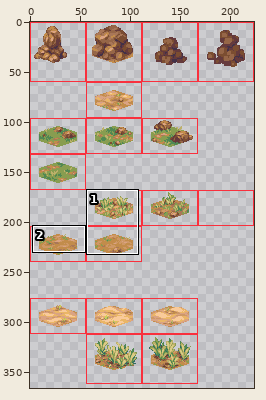
One commit to this sprite sheet: public/assets/hex-tile-experiment-tiles.png. Above: a wide view before the commit, with the close-up outlined.
Close-up. As it was:
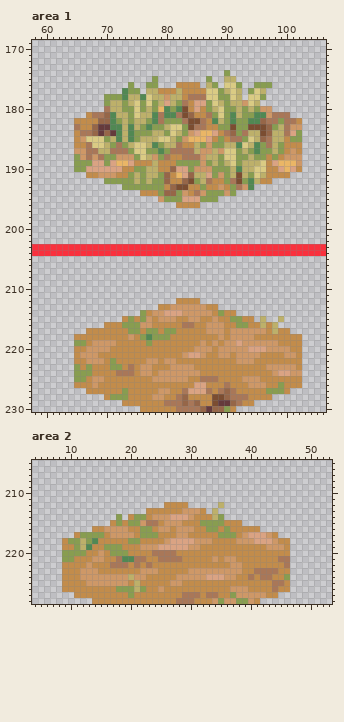
The file is 224x384 pixels. Shown: area 1: x 58..106, y 169..230; area 2: x 4..53, y 205..228. The wide view leaves out empty margins. The commit also changed other parts of the picture, which this record leaves out.
The result:
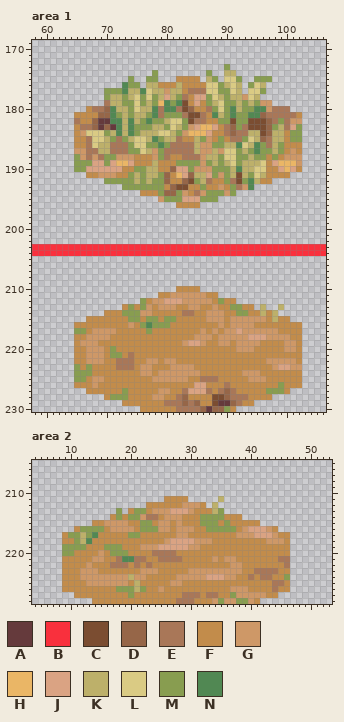
Palette (. is transparent): A #653a3c  B #f9303d  C #7b4d31  D #966648  E #a97758  F #c28c4b  G #ce9867  H #eab666  J #daa383  K #bdb06a  L #dacb84  M #889d50  N #518853
From old to new:
Changed rows in their new state; - is an unchanged pixel.
Area 1:
first column x 65:
173 -------------------------M------------
174 -------------M--------M--KK-----------
175 ---------M--M----FFFF-KM-LLM--MMM-----
176 --------N-M-KKFFFK---FLLMK-K-MLK.-----
177 -----MMM-KKNL-KGK--EEE---M---L-M------
178 ------KKM-LM-M-J-MEFJJM-K-K-G-K.------
179 -----E---M--K-HNMNC--F-KL-M-MKMGG-----
180 --FEEDN-K--K-NE-NE-DF-EM--N--MNN-EEE--
181 FF-FD--M--K-M--MMMECCEFNK--M-N-DE---EF
182 E--DAA-N-N-MNMMKLLM-E--FM-C--CCCD---GG
183 FEE--DA---M-MKKM-K-GJHHJFED-E-------JM
184 -GLLLMK----KK-LLKMGHH-JF---E-------FM-
185 -FE--KMEMKLL-NMK-EFFKMG---------------
186 ----K-E-EM--MMNME-EE-G----------------
187 ----------M-KGME----------------------
188 ----------FFF-------------------------
first column x 65:
210 -----------------FFFF-----------------
211 --------------FFGGGGGGFF--------------
212 -----------MFGGJJJGGGGGFMFF-----------
213 --------FMFMGFGG-FF--F-GFFMMFF-K--K---
214 -----FFFMMMGGFFFFFEEFF-GG--MMFFKFK----
215 --FFFFFF--MFMMFMM--FF-G-G-GGGGGGFKFF--
216 FFFFF---FGFMNMMM--FF--FF--GGGG-F-FFFFF
217 MM-GGGG--FF--F-FF----GF-FG-J----GG--FF
218 --GGGG---F-FFFFF----GGG--G---JJJGGGG--
219 FGG-FFF-----F-----GJJ--FG-FG---FFF-GG-
220 -----FM-------------FFF-FFF--GFFFFF-G-
221 -F--G-MM-E--------FFFF--FF-FFFF----FF-
222 ------FEEE-----------------FFF--GGGGG-
223 ------FEE-----------------------F-JJ-G
224 -------FFF------------------GGG--FFFFF
225 ----------------------------F--G------
226 -----------------------------FFF------
Area 2:
first column x 9:
211 -----------------FFFF-----K-----------
212 --------------FFF---GGGF-K.-----------
213 ---------M-FMM-GGGJJJ-F-F-M-----------
214 --------F-FM-GEEF-GGFF-MMM-FFF--------
215 -----FFGGGGFFMMFG-F-------FM--FFF-----
216 --FMMMMF---G---M----------M-M-GJJJGF--
217 FMMK-NF-FFFMMFFF----------FFFG-G--JGFF
218 -F--NF-----FF----------------FFFFFG-G-
219 MM-MF-----------------------------FFF-
220 --FF----------------------------------
221 FF------------------------------------
Pixel boxes of the changes (left, top, right, bottom) in both close-ups:
changed: (74, 64, 302, 160)
changed: (74, 286, 302, 388)
changed: (62, 496, 290, 562)
